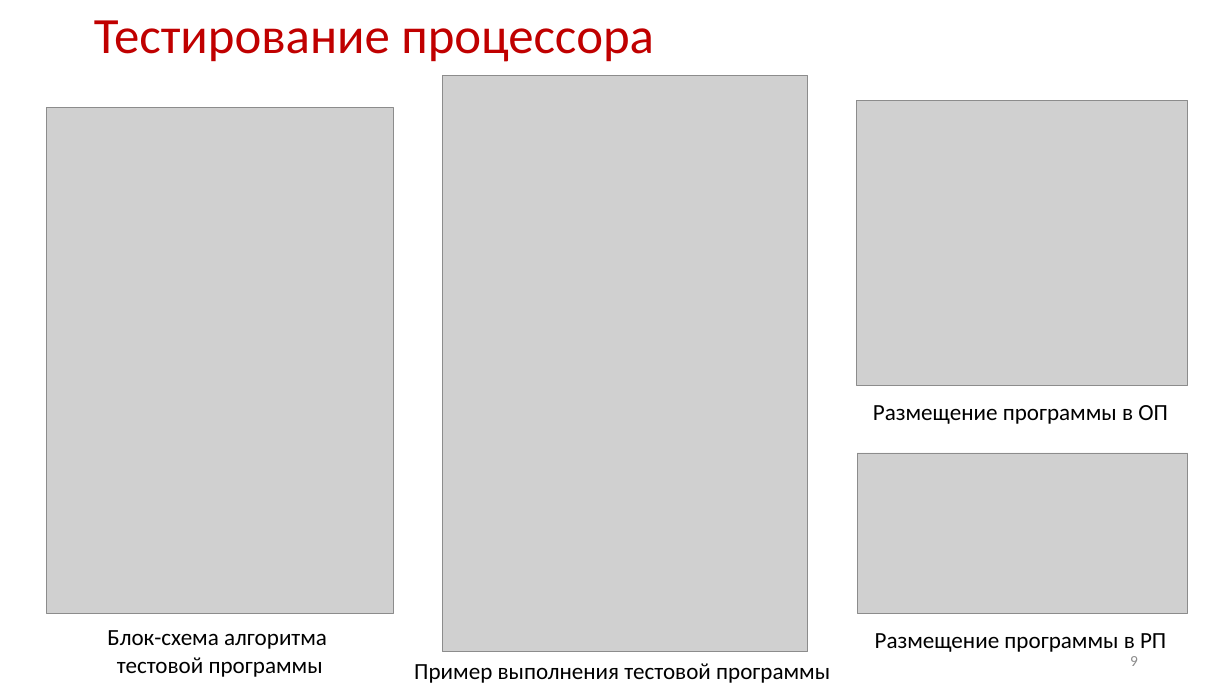
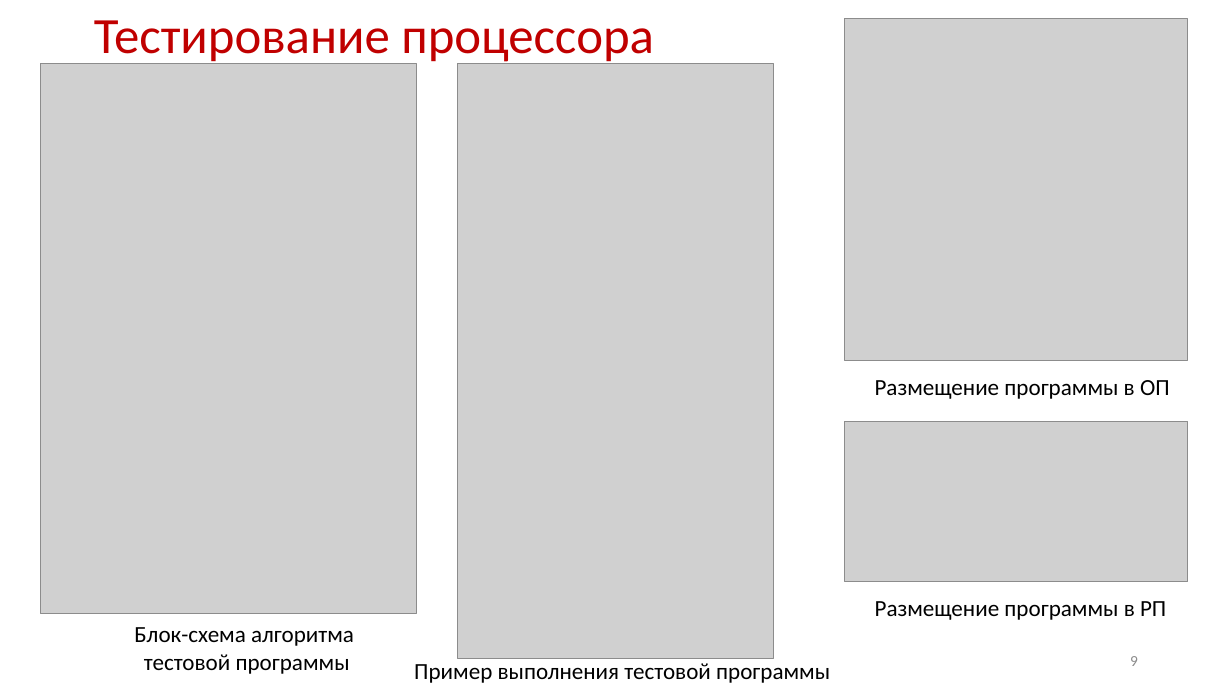
Before and after one commit to meyakovenkoj/processor-coursework, a slide deck: slide 9 of docs/Готовое/процессор.pptx. Drawn at 1232x693 pixels with LibreOffice and Linux fonts; fonts in the diff are those of the drawing; grey boxes stand for pictures. Boxes give left, top, right and bottom in pixels: in the first picture for what was removed or moved away, otherwise in the second. Text is boxed around its words. In the diff, an @@ line names an element or a change of style, - is before the commit and + after.

```diff
--- a/docs/Готовое/процессор.pptx
+++ b/docs/Готовое/процессор.pptx
@@ picture: place and size @@
-picture at (857,100,1188,385)
+picture at (845,18,1188,360)
@@ picture: place and size @@
-picture at (46,108,393,614)
+picture at (41,64,417,614)
@@ picture: place and size @@
-picture at (443,75,808,652)
+picture at (457,64,775,658)
@@ text "Размещение программы в ОП": place and size @@
-text "Размещение программы в ОП" at (873,405,1168,424)
+text "Размещение программы в ОП" at (875,380,1170,399)
@@ picture: place and size @@
-picture at (858,453,1189,614)
+picture at (845,421,1188,582)
@@ text "Размещение программы в РП": place and size @@
-text "Размещение программы в РП" at (875,633,1166,652)
+text "Размещение программы в РП" at (875,601,1166,620)
@@ text "Блок-схема алгоритма тестовой программы": place and size @@
-text "Блок-схема алгоритма тестовой программы" at (107,630,327,677)
+text "Блок-схема алгоритма тестовой программы" at (134,627,354,674)
```
Also in this commit, not shown: 6 other slides changed, 1 other file.
